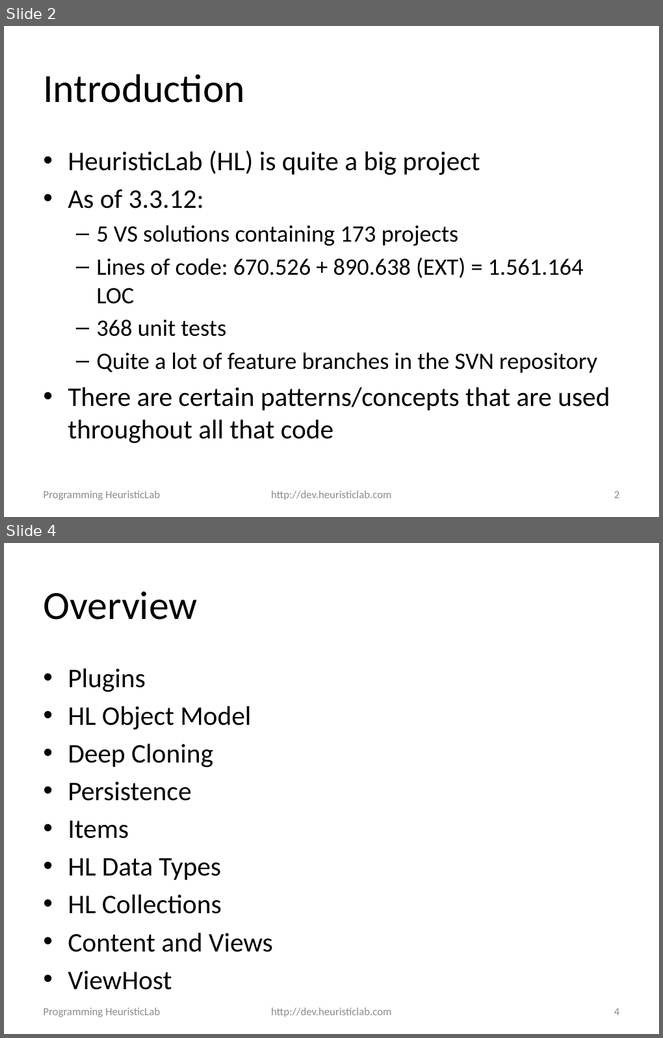
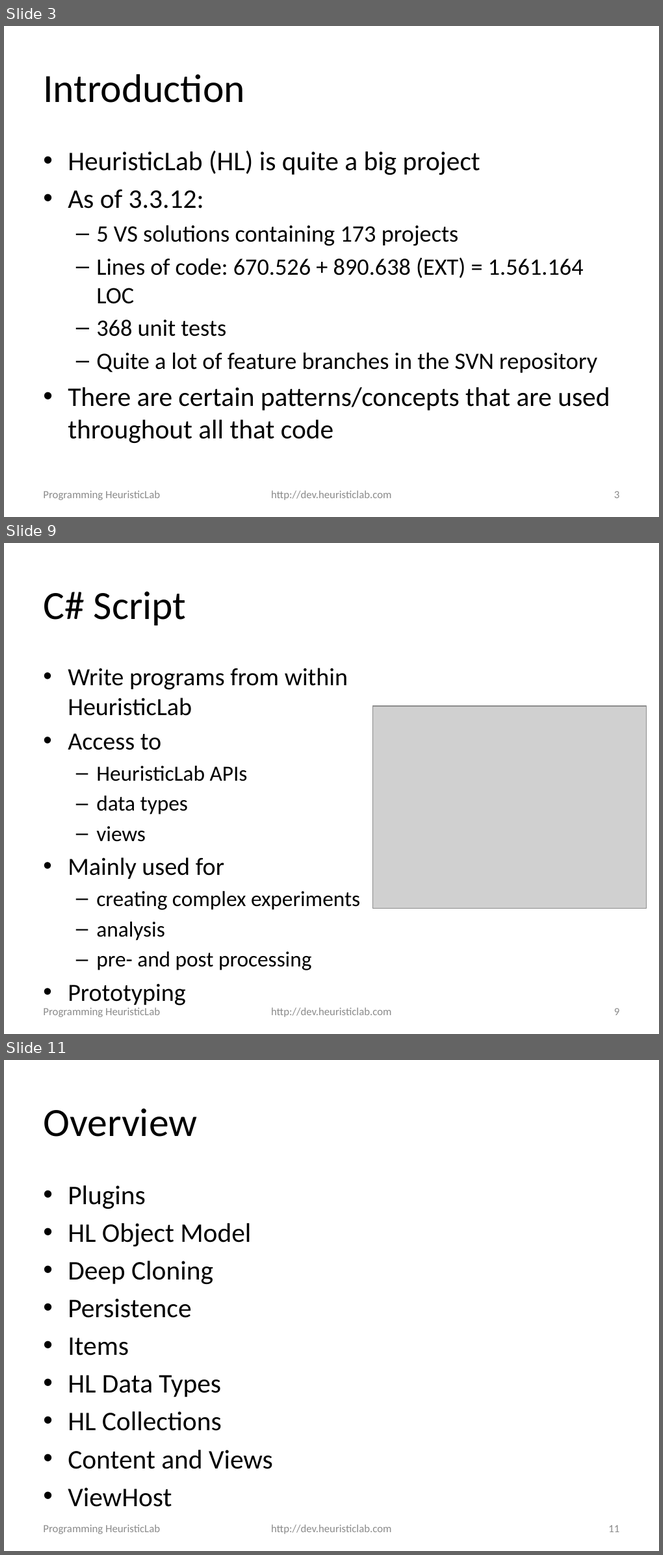
Before and after one commit to heal-research/HeuristicLab, a slide deck: documentation/Tutorials/Programming HeuristicLab - Basics.pptx. Shown one above the other, each under a label of ours: slides 2 and 4 before the commit, slides 3, 9 and 11 after it; the slides between them are not shown. The pictures are 663x1038 and 663x1555 pixels, drawn with LibreOffice and Linux fonts; fonts in the diff are those of the drawing; grey boxes stand for pictures; background and template pictures are left out. Boxes give left, top, right and bottom in pixels: in the first picture for what was removed or moved away, otherwise in the second. Text is boxed around its words. In the diff, an @@ line names an element or a change of style, - is before the commit and + after.

```diff
--- a/documentation/Tutorials/Programming HeuristicLab - Basics.pptx
+++ b/documentation/Tutorials/Programming HeuristicLab - Basics.pptx
@@ slide 9 added at <box>4,543,659,1034</box>, background #FFFFFF @@
@@ title added at <box>43,591,186,626</box>, 44 pt, text #000000 @@
+C# Script
@@ text added at <box>68,668,360,971</box>, 23.8 pt, text #000000 @@
+• Write programs from within HeuristicLab
+• Access to
+  – HeuristicLab APIs
+  – data types
+  – views
+• Mainly used for
+  – creating complex experiments
+  – analysis
+  – pre- and post processing
+• Prototyping
@@ picture added at <box>373,706,646,908</box> @@
@@ text added at <box>43,1008,160,1017</box>, 12 pt, text #8C8C8C @@
+Programming HeuristicLab
@@ text added at <box>271,1008,392,1017</box>, 12 pt, text #8C8C8C @@
+http://dev.heuristiclab.com
@@ page number added at <box>614,1008,620,1016</box>, 12 pt, text #8C8C8C @@
+9
@@ what was slide 2 is now slide 3 @@
@@ page number at <box>614,491,620,499</box>: text changed @@
-2
+3
@@ what was slide 4 is now slide 11 @@
@@ page number at <box>608,1525,620,1533</box>: text changed @@
-4
+11
```
Also in this commit, not shown: 1 slide changed, 6 other slides added, 3 other files.
